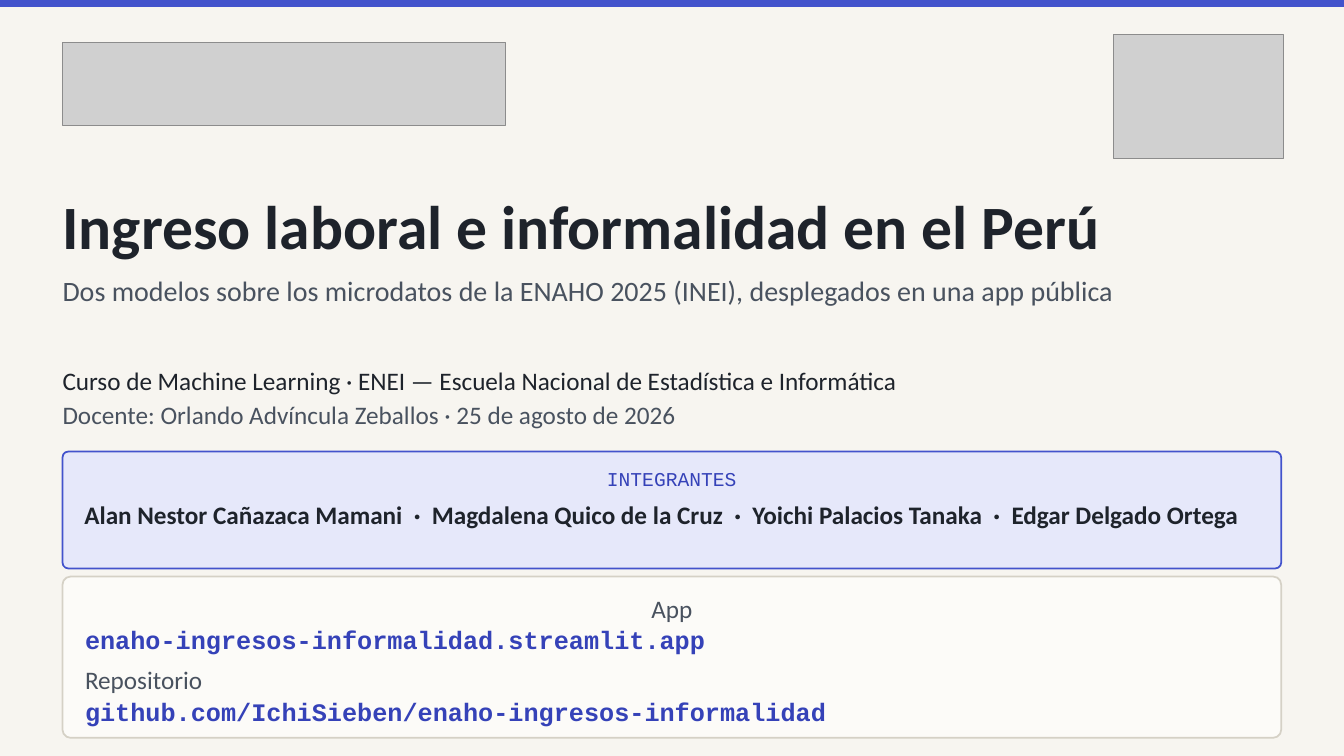
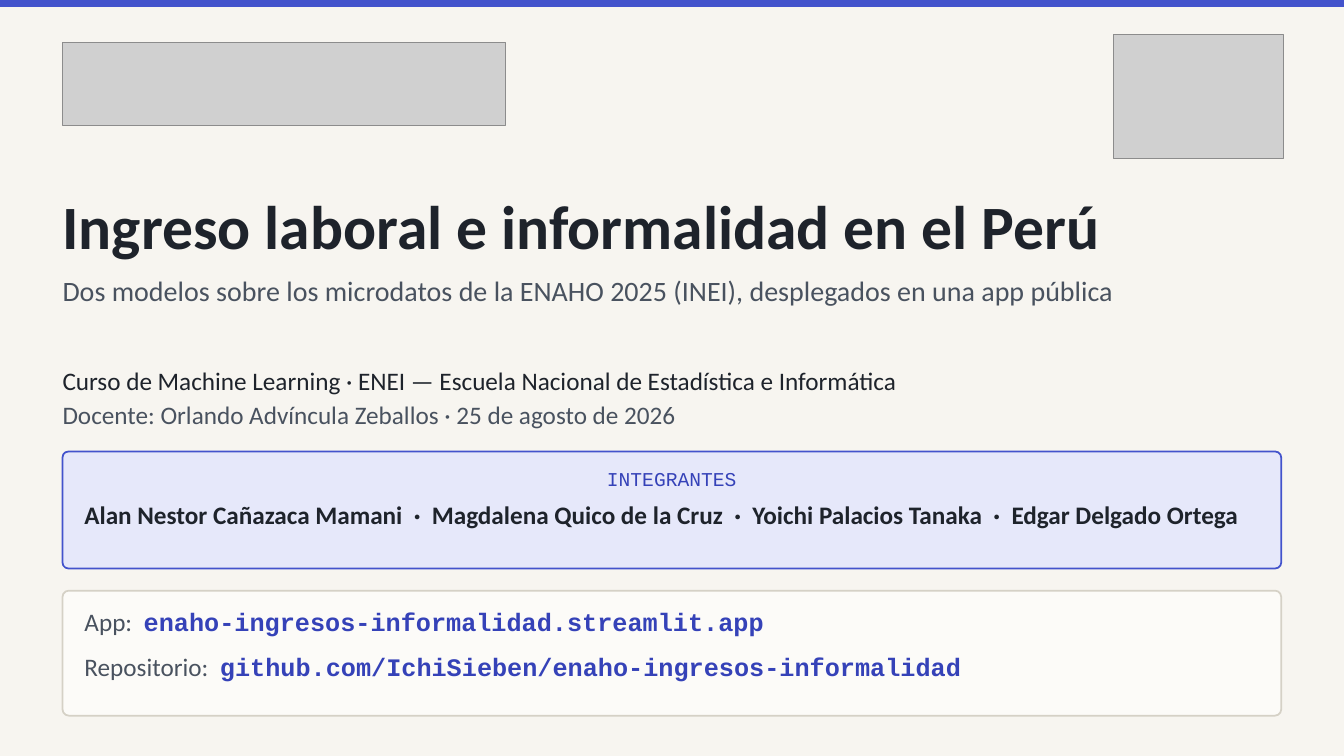
Before and after one commit to IchiSieben/enaho-ingresos-informalidad, a slide deck: slide 1 of docs/presentacion/ENAHO_exposicion.pptx. Drawn at 1344x756 pixels with LibreOffice and Linux fonts; fonts in the diff are those of the drawing; grey boxes stand for pictures. Boxes give left, top, right and bottom in pixels: in the first picture for what was removed or moved away, otherwise in the second. Text is boxed around its words. In the diff, an @@ line names an element or a change of style, - is before the commit and + after.

```diff
--- a/docs/presentacion/ENAHO_exposicion.pptx
+++ b/docs/presentacion/ENAHO_exposicion.pptx
@@ rounded rectangle "App: enaho-ingresos-informalidad.streamlit.app": place and size @@
-rounded rectangle "App: enaho-ingresos-informalidad.streamlit.app" at [63,577,1281,738]
+rounded rectangle "App: enaho-ingresos-informalidad.streamlit.app" at [63,591,1281,716]
@@ text in rounded rectangle at [84,613,961,682]: text changed @@
-App
-enaho-ingresos-informalidad.streamlit.app
-Repositorio
-github.com/IchiSieben/enaho-ingresos-informalidad
+App: enaho-ingresos-informalidad.streamlit.app
+Repositorio: github.com/IchiSieben/enaho-ingresos-informalidad
```
Also in this commit, not shown: 6 other slides changed, 7 other files.
